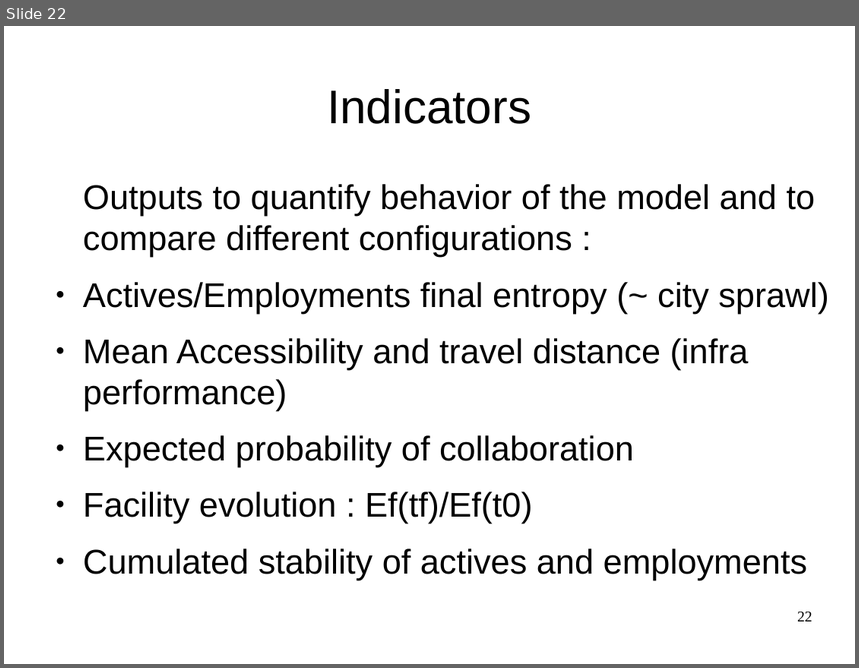
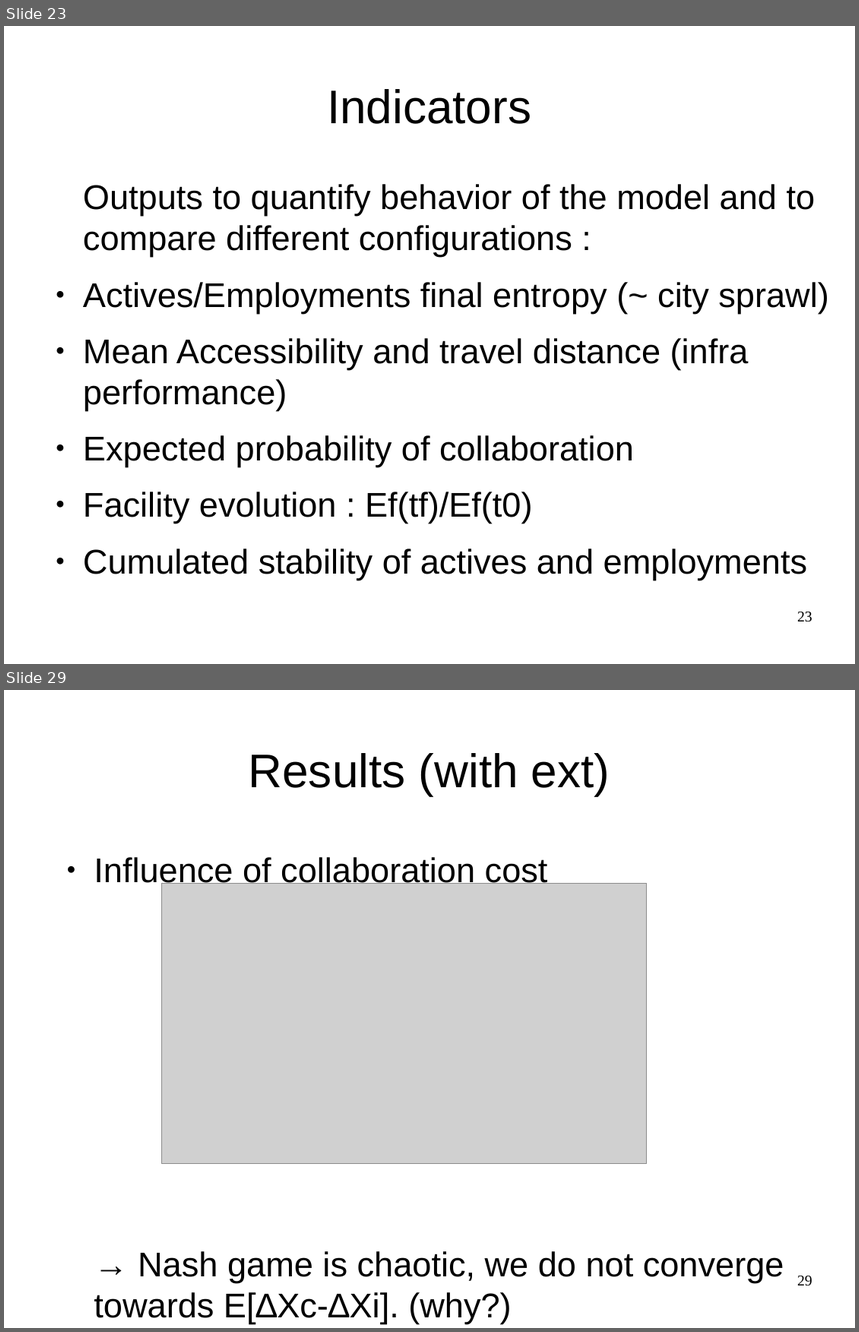
Before and after one commit to JusteRaimbault/CityNetwork, a slide deck: Docs/Communications/ECTQG2015/Metropolsim/LUTECIA-ECTQG-V4.odp. Shown one above the other, each under a label of ours: slide 22 before the commit, slides 23 and 29 after it; the slides between them are not shown. The pictures are 859x668 and 859x1332 pixels, drawn with LibreOffice and Linux fonts; fonts in the diff are those of the drawing; grey boxes stand for pictures. Boxes give left, top, right and bottom in pixels: in the first picture for what was removed or moved away, otherwise in the second. Text is boxed around its words. In the diff, an @@ line names an element or a change of style, - is before the commit and + after.

```diff
--- a/Docs/Communications/ECTQG2015/Metropolsim/LUTECIA-ECTQG-V4.odp
+++ b/Docs/Communications/ECTQG2015/Metropolsim/LUTECIA-ECTQG-V4.odp
@@ slide 29 added at bbox=[4, 690, 855, 1328], background #FFFFFF @@
@@ title added at bbox=[249, 753, 610, 796], 44 pt, text #000000 @@
+Results (with ext)
@@ text added at bbox=[94, 857, 785, 1325], 32 pt, text #000000 @@
+● Influence of collaboration cost
+→ Nash game is chaotic, we do not converge towards E[∆Xc-∆Xi]. (why?)
@@ picture added at bbox=[162, 883, 648, 1164] @@
@@ page number added at bbox=[797, 1276, 813, 1287], 14 pt, text #000000 @@
+29
@@ what was slide 22 is now slide 23 @@
@@ page number at bbox=[797, 612, 813, 623]: text changed @@
-22
+23
```
Also in this commit, not shown: 5 slides changed, 9 other slides added, 7 slides removed, 23 other files.
